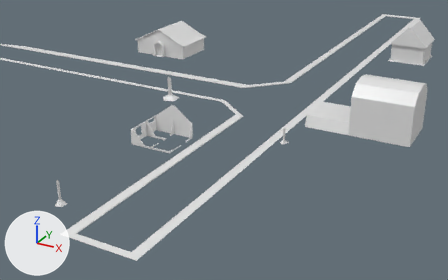
Before and after pictures for a commit that changed the OBJ model public/res/models/levelthree.obj.
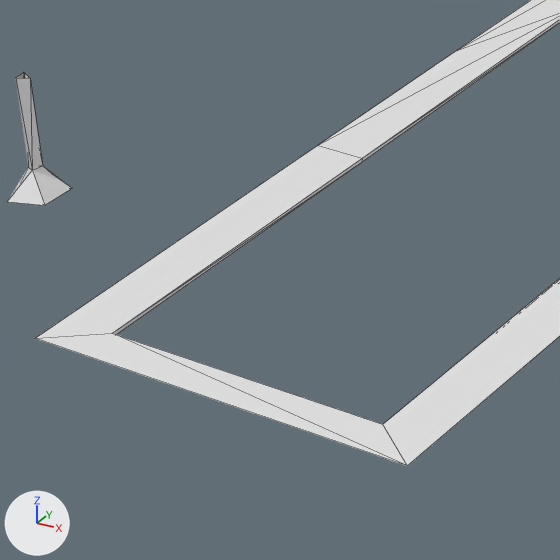
The first picture shows the older version from a camera (50 mm lens) standing at (53.0, -87.1, 52.9) and looking at (-4.7, 17.8, 0.5). The close-ups show both versions on the part from 12% to 37% of the width and 59% to 100% of the height of that picture; other places that the commit changed are outside them. The axes (+X, +Y, +Z) are drawn at lower left. The lights are the same throughout. The close-ups show mesh edges as thin lines. Where no turn or scale is listed for an object, it has been applied to the vertices.

The first close-up shows 'sidewalk_Plane.010', 'treetrunks_Icosphere.003'.
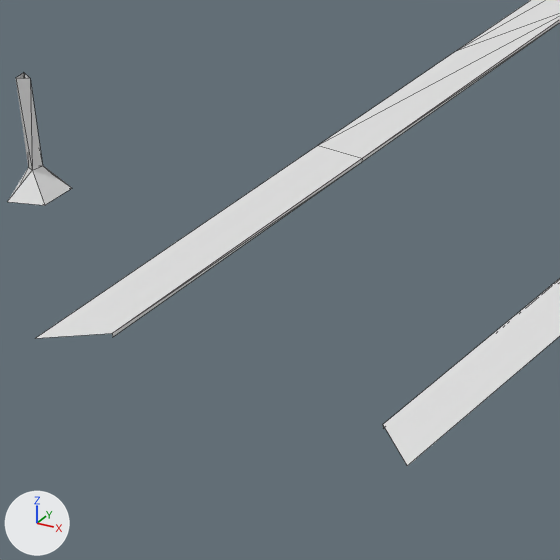
Edits to the bpy script that builds the scene:
```text
Change me_sidewalk_plane_010:
    where me_sidewalk_plane_010.from_pydata(...)  # 129 vertices, 123 faces; spans x -113.0..5.0, y -26.0..157.0, z 0.0
    used by ob_sidewalk_plane_010; location = (0.0, 0.0, 0.0)
    verts and faces of me_sidewalk_plane_010; kept vertices keep their numbers, new ones are numbered from 129
    before: 0 (5.0, -26.0, 0.0) at pixel (407, 465), 3 (-10.0, -26.0, 0.0) at pixel (35, 338), 10 (-8.0, -25.0, 0.0) at pixel (112, 333), 59 (3.0, -25.0, 0.0) at pixel (382, 424), 68 (-8.0, -25.0, 0.0)
    before: 69 (3.0, -25.0, 0.0)
    me_sidewalk_plane_010 part 1
    add delete_faces([(0, 59, 10), (0, 10, 3), (10, 59, 69, 68)])
```

Where the change shows, as pixel boxes (x1, y1, x2, y2) in the close-ups (560 x 560 px):
'sidewalk_Plane.010', reshaped
    before: (35, 0, 560, 466)
    after: (36, 0, 560, 466)
part 1 of me_sidewalk_plane_010, deleted
    before: (35, 333, 407, 466)
